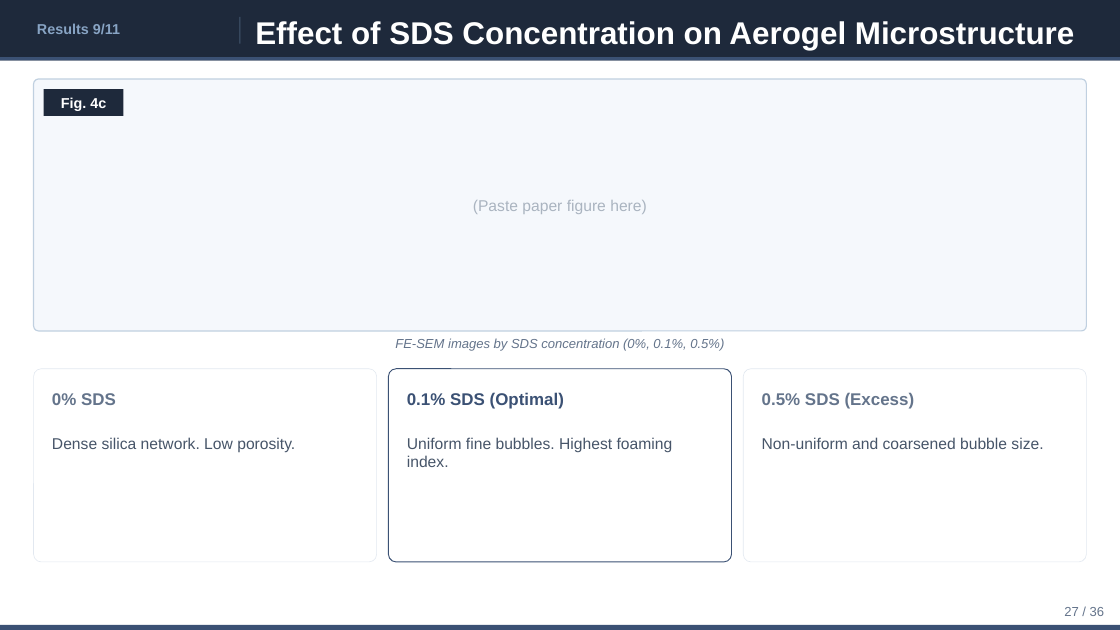
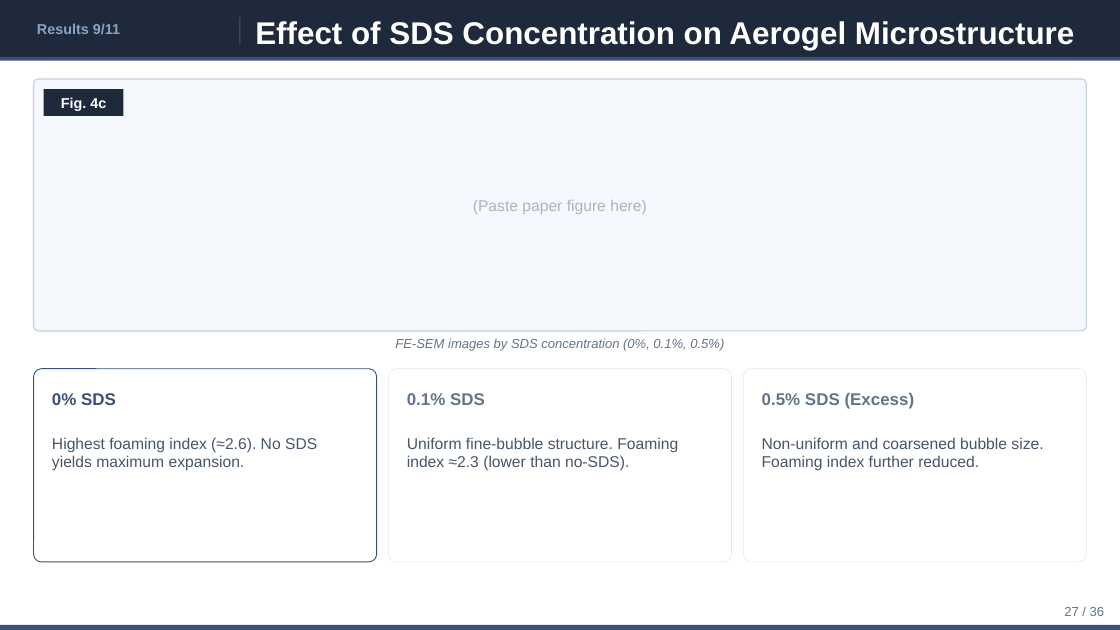
Before and after one commit to ytaisei0525-design/my-first-claude, a slide deck: slide 27 of slides_en.pptx. Drawn at 1120x630 pixels with LibreOffice and Linux fonts; fonts in the diff are those of the drawing. Boxes give left, top, right and bottom in pixels: in the first picture for what was removed or moved away, otherwise in the second. Text is boxed around its words. In the diff, an @@ line names an element or a change of style, - is before the commit and + after.

```diff
--- a/slides_en.pptx
+++ b/slides_en.pptx
@@ rounded rectangle at (34, 369, 376, 562): outline #E2E8F0 0.5 pt to #3B5174 0.8 pt @@
@@ text "0% SDS" at (52, 393, 116, 405): text colour #64748B to #3B5174 @@
@@ rounded rectangle at (388, 369, 731, 562): outline #3B5174 0.8 pt to #E2E8F0 0.5 pt @@
@@ text at (407, 393, 485, 405): text changed; text colour #3B5174 to #64748B @@
-0.1% SDS (Optimal)
+0.1% SDS
@@ text at (52, 437, 317, 471): text changed @@
-Dense silica network. Low porosity.
+Highest foaming index (≈2.6). No SDS yields maximum expansion.
@@ text at (407, 437, 678, 471): text changed @@
-Uniform fine bubbles. Highest foaming index.
+Uniform fine-bubble structure. Foaming index ≈2.3 (lower than no-SDS).
@@ text at (762, 437, 1043, 470): text changed @@
-Non-uniform and coarsened bubble size.
+Non-uniform and coarsened bubble size. Foaming index further reduced.
```
Also in this commit, not shown: 15 other slides changed, 1 slide added, 1 slide removed, 1 other file.
